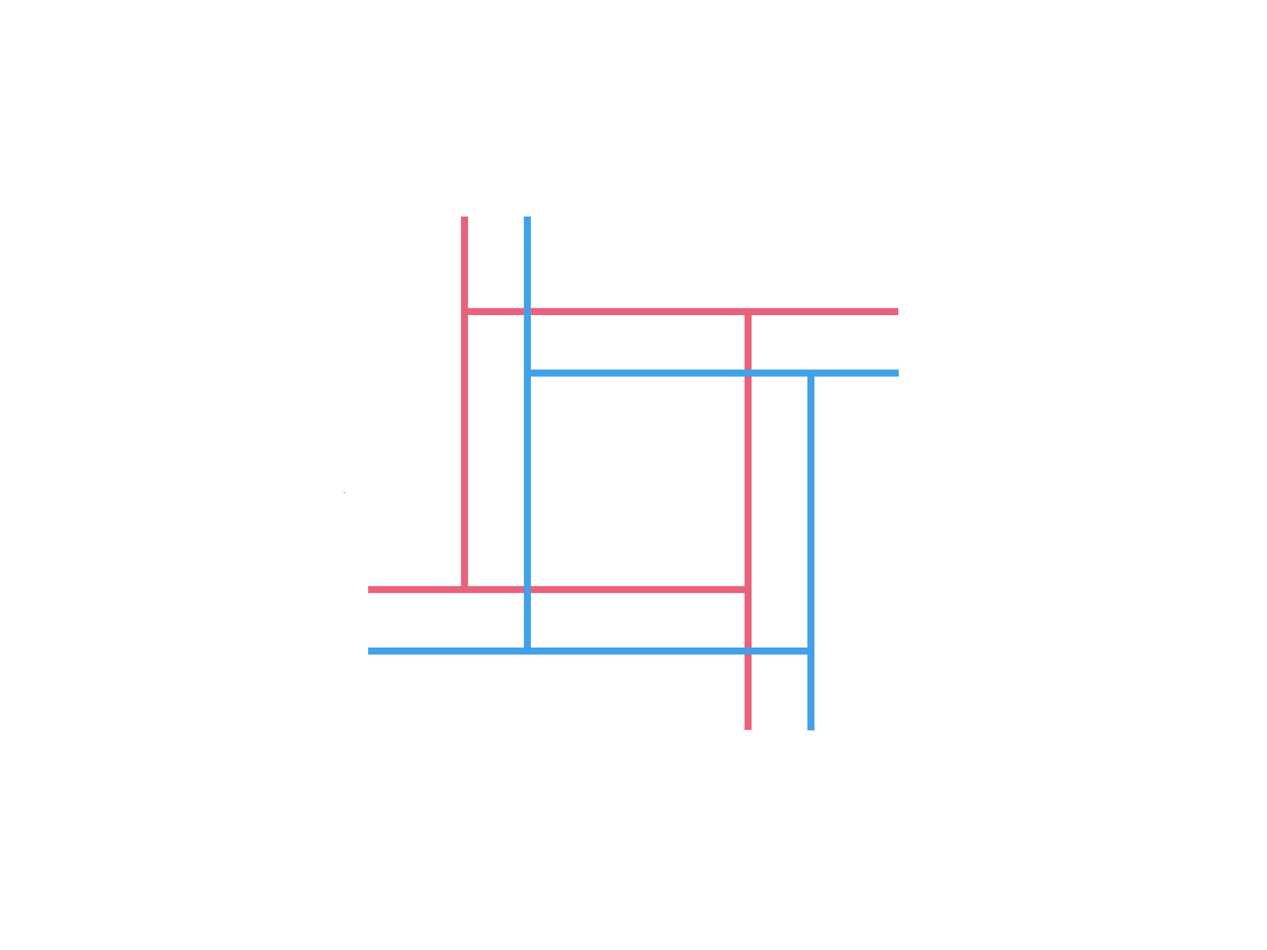
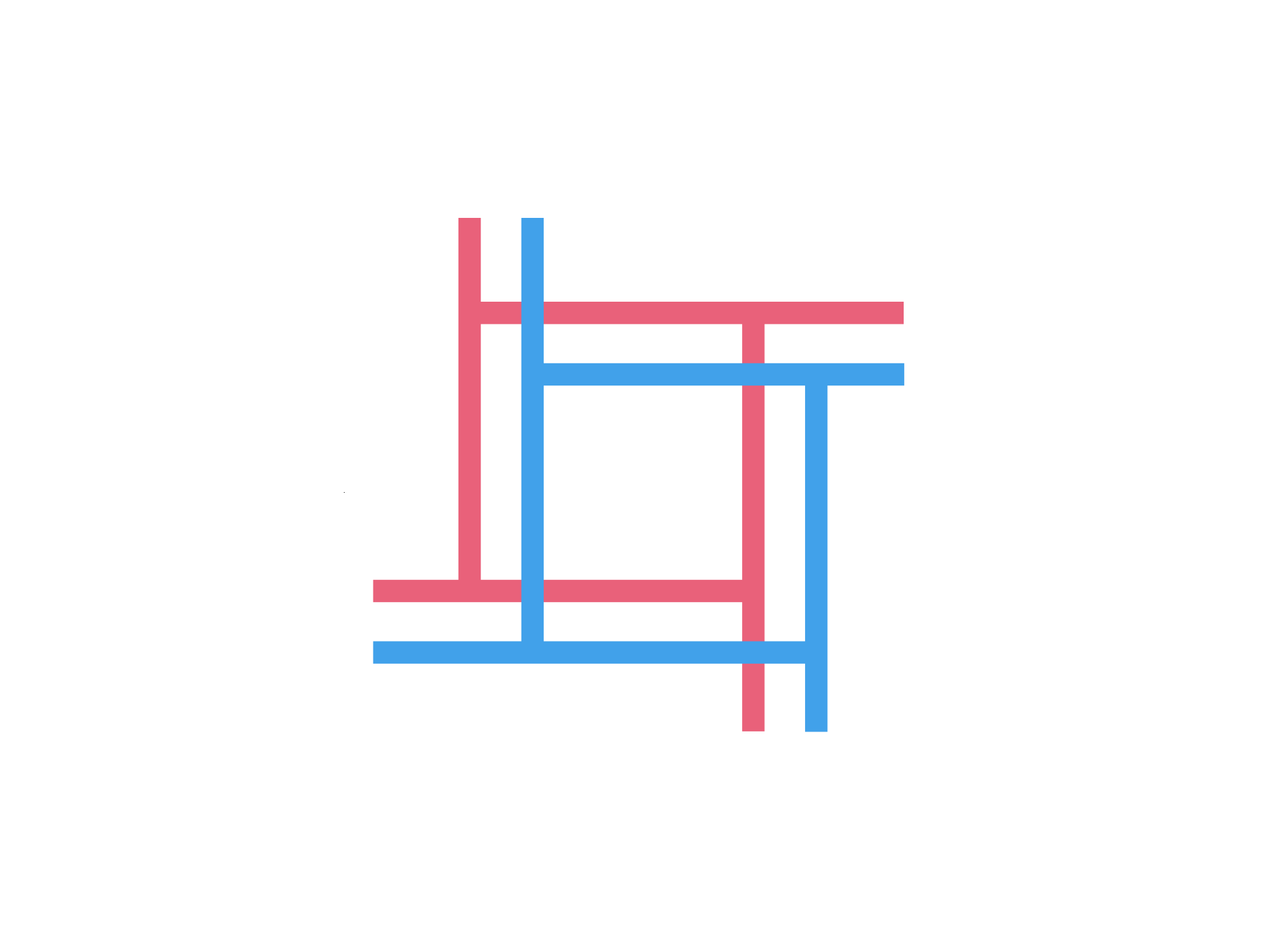
Two versions of the same layered image (w=1267, h=950). Layer-by-layer changes:
painted on "Vector Smart Object" over [368, 216, 905, 732]
